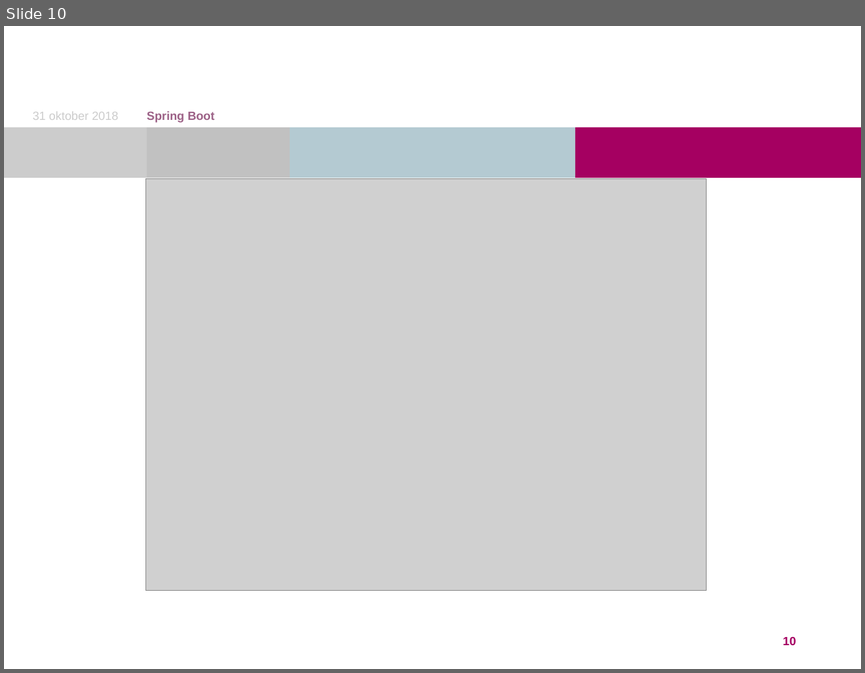
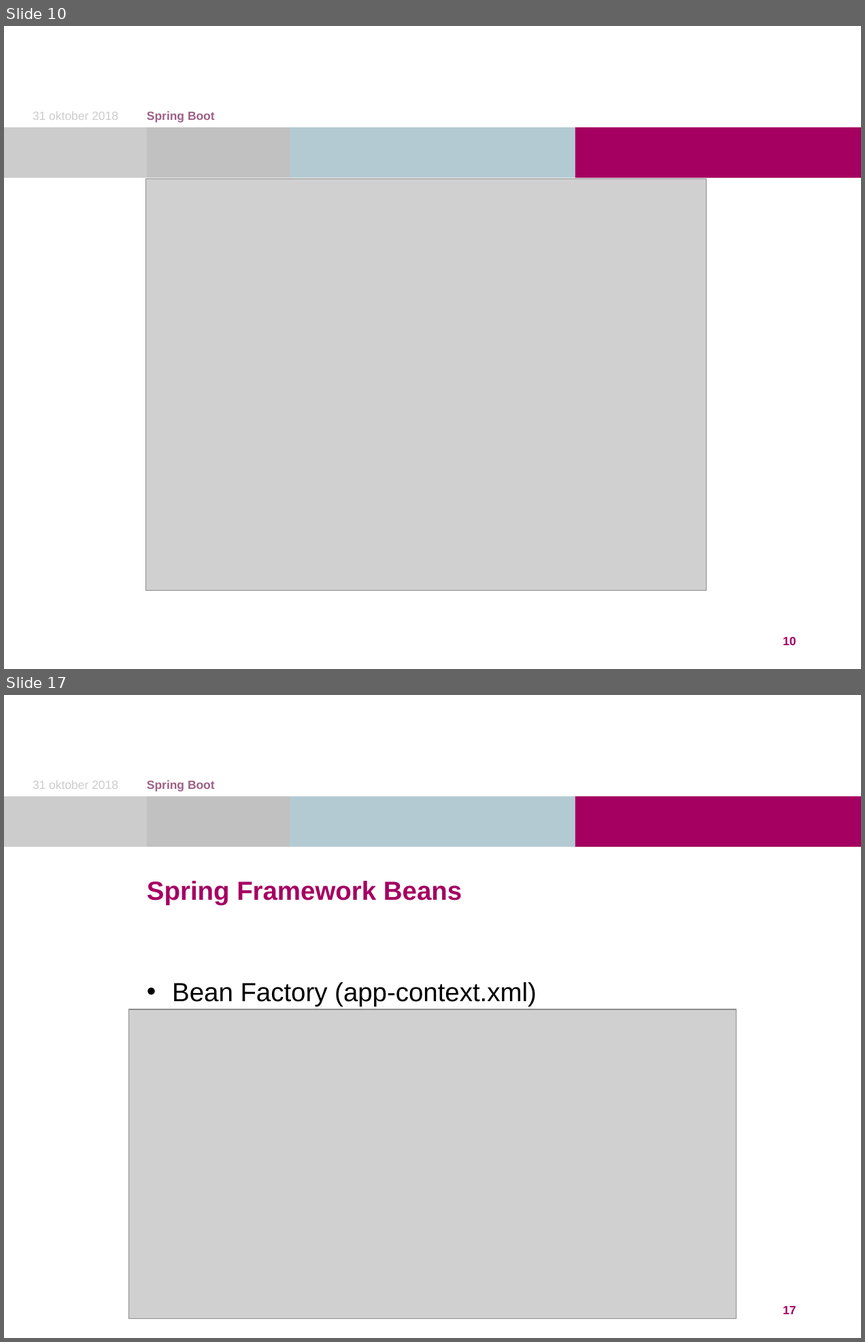
Before and after one commit to DutchDave/springboot-workshop, a slide deck: Spring Boot.pptx. Shown one above the other, each under a label of ours: slide 10 before the commit, slides 10 and 17 after it; the slides between them are not shown. The pictures are 865x673 and 865x1342 pixels, drawn with LibreOffice and Linux fonts; fonts in the diff are those of the drawing; grey boxes stand for pictures; background and template pictures are left out. Boxes give left, top, right and bottom in pixels: in the first picture for what was removed or moved away, otherwise in the second. Text is boxed around its words. In the diff, an @@ line names an element or a change of style, - is before the commit and + after.

```diff
--- a/Spring Boot.pptx
+++ b/Spring Boot.pptx
@@ slide 17 added at box(4, 695, 861, 1338), background #FFFFFF; not listed: 4 template elements that a slide beside it also shows @@
@@ text added at box(33, 781, 118, 789), 10 pt, text #CCCCCC @@
+31 oktober 2018
@@ text added at box(147, 780, 215, 792), 10 pt, text #9C6186, bold @@
+Spring Boot
@@ title added at box(147, 881, 462, 904), 22 pt, text #A50061, bold @@
+Spring Framework Beans
@@ text added at box(172, 982, 536, 1006), 22 pt, text #000000 @@
+• Bean Factory (app-context.xml)
@@ picture added at box(129, 1009, 736, 1319) @@
@@ page number added at box(783, 1306, 796, 1314), 10 pt, text #A50061, bold @@
+17
```
Also in this commit, not shown: 10 other slides added.
